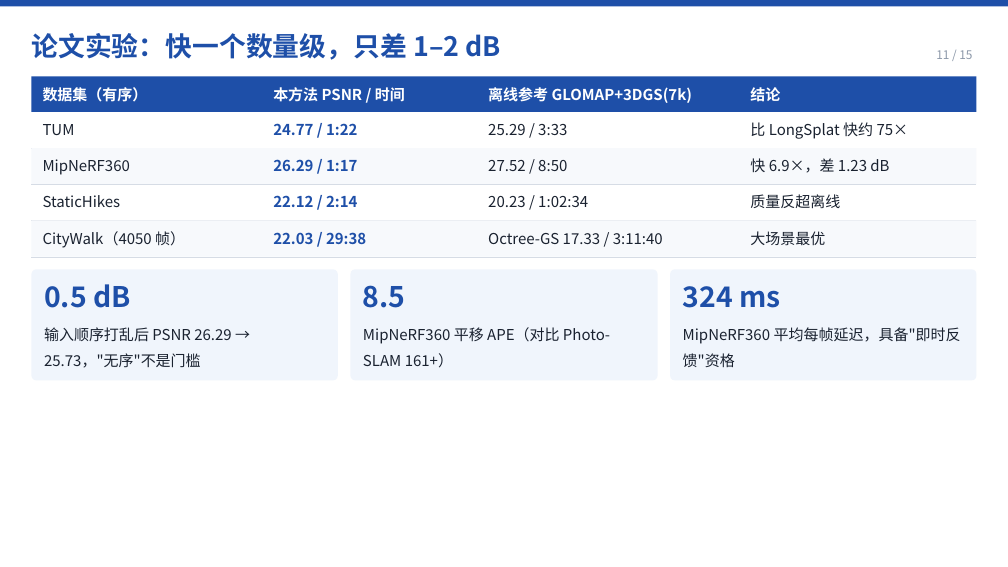
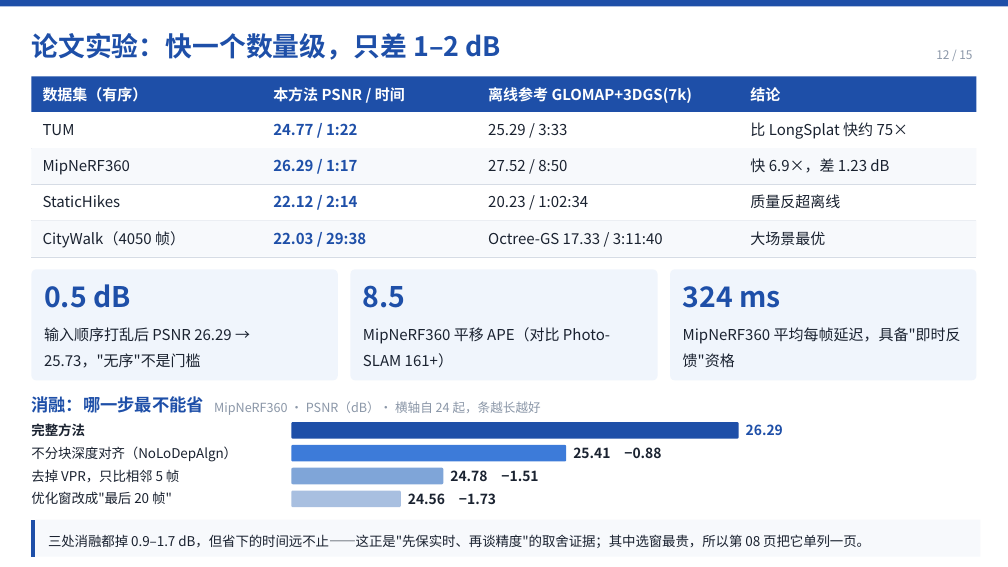
Before and after one commit to LeoZhengWei/ecnu-cs, a slide deck: slide 12 of ecnu-cg/02-PPT/PPT-即时三维高斯泼溅重建.pptx (slide 11 before the commit). Drawn at 1008x567 pixels with LibreOffice and Linux fonts; fonts in the diff are those of the drawing. Boxes give left, top, right and bottom in pixels: in the first picture for what was removed or moved away, otherwise in the second. Text is boxed around its words. In the diff, an @@ line names an element or a change of style, - is before the commit and + after.

Commit message:
feat(ecnu-cg): PPT 重构为「七步各一页」，报告同步并补七张方法示意图
- PPT 15 页重排：P2 背景+四类问题、P3 摘要+贡献+创新（原四页压成两页）；
  P4 方法总览；P5-P11 七个步骤各一页，每页固定「做什么/示意图/核心公式/
  关键超参/为什么」五段；P12 补 4 条消融条；P13 删掉全部复现工程问题，
  只留论文自述边界。原「三代工作演进」页并入 P14 结论首句。
- 新增 figs/fig1..7 七张 matplotlib 示意图与 formula/f05..11 七张公式渲染图
  （原底部公式为 ASCII 拼写法，现统一为矢量排版图）。
- slide 源码 slides/01..15 全量同步；新增 tools/figs.py、gen_steps.py、
  render_formula.py 三个可复现生成脚本。
- 报告 3.3 节按七步重写（总表+每步一段+居中公式），插入图 1-7；
  01-报告/img/m1..m7.png 与插值脚本 tools/insert_figs.py 一并入库。
- 讲稿第 2 章重写为主讲 12:20（另附 10 分钟压缩方案）；STORY、讲稿要点、
  交付说明、README 同步；「跳数」口径统一修正为「加权图距」。

```diff
--- a/ecnu-cg/02-PPT/PPT-即时三维高斯泼溅重建.pptx
+++ b/ecnu-cg/02-PPT/PPT-即时三维高斯泼溅重建.pptx
@@ text added at box(31, 396, 204, 413), 16.5 pt, text #1E4FA8, bold @@
+消融：哪一步最不能省
@@ text added at box(214, 401, 541, 415), 12 pt, text #8B97A8 @@
+MipNeRF360 · PSNR（dB）· 横轴自 24 起，条越长越好
@@ text added at box(31, 423, 85, 436), 12.8 pt, text #1A2230, bold @@
+完整方法
@@ text added at box(31, 446, 237, 462), 12.8 pt, text #1A2230 @@
+不分块深度对齐（NoLoDepAlgn）
@@ rounded rectangle added at box(291, 422, 739, 439), fill #1E4FA8 @@
@@ rounded rectangle added at box(291, 445, 566, 462), fill #3D7BD9 @@
@@ text added at box(573, 447, 661, 458), 13.1 pt, text #1A2230, bold @@
+25.41 −0.88
@@ text added at box(746, 424, 783, 435), 13.1 pt, text #1E4FA8, bold @@
+26.29
@@ text added at box(31, 469, 179, 482), 12.8 pt, text #1A2230 @@
+去掉 VPR，只比相邻 5 帧
@@ rounded rectangle added at box(291, 468, 443, 485), fill #7FA5D8 @@
@@ text added at box(450, 470, 538, 481), 13.1 pt, text #1A2230, bold @@
+24.78 −1.51
@@ text added at box(31, 491, 172, 504), 12.8 pt, text #1A2230 @@
+优化窗改成"最后 20 帧"
@@ rounded rectangle added at box(291, 491, 401, 507), fill #A8BFE0 @@
@@ text added at box(408, 493, 496, 504), 13.1 pt, text #1A2230, bold @@
+24.56 −1.73
@@ freeform shape added at box(32, 520, 981, 557), fill #1E4FA8 @@
@@ rectangle added at box(36, 520, 981, 557), fill #F7F9FC @@
@@ text added at box(48, 534, 870, 548), 12.8 pt, text #1A2230 @@
+三处消融都掉 0.9–1.7 dB，但省下的时间远不止——这正是"先保实时、再谈精度"的取舍证据；其中选窗最贵，所以第 08 页把它单列一页。
```
Also in this commit, not shown: 6 other slides changed, 8 slides added, 8 slides removed, 47 other files.
